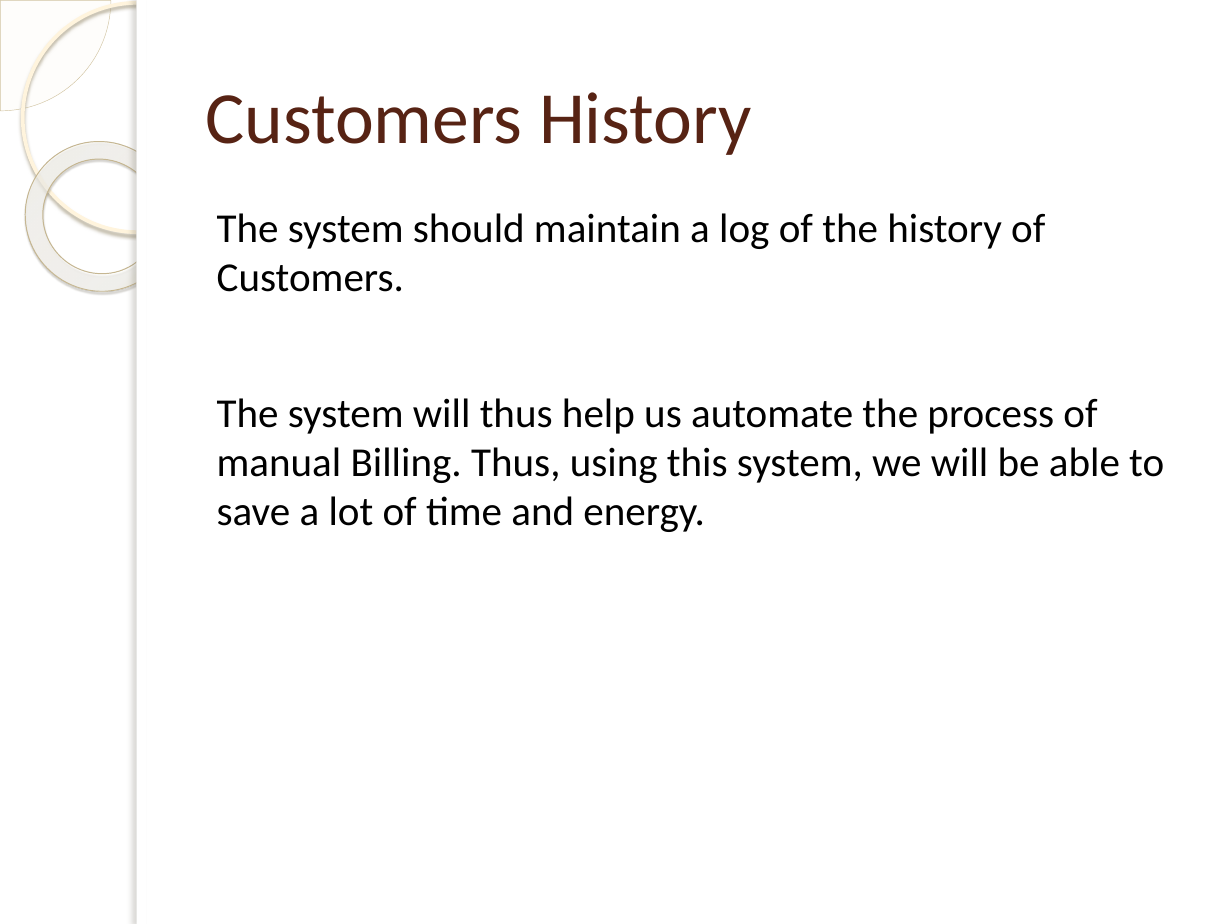
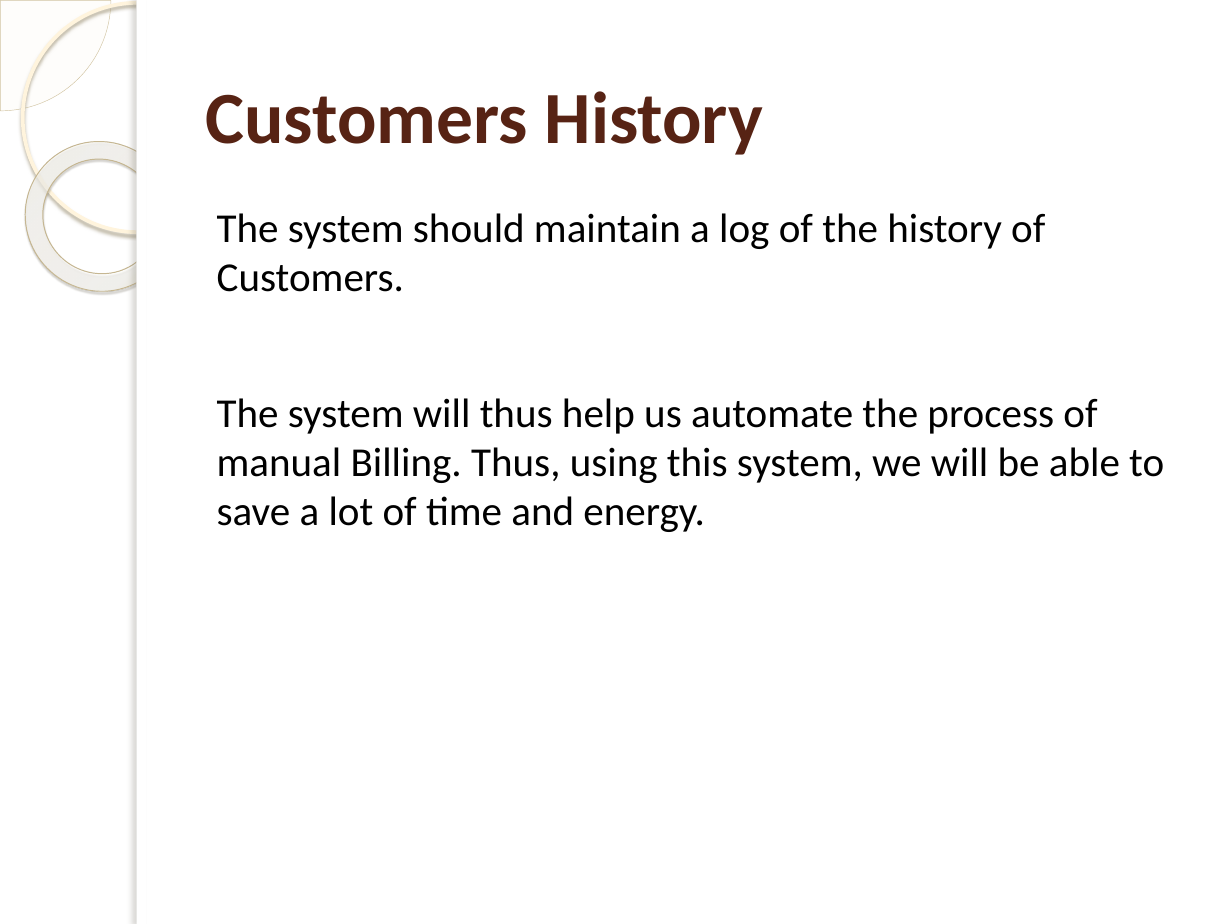
Before and after one commit to digitaltable07/SRS, a slide deck: slide 8 of Digital Table service.pptx. Drawn at 1232x924 pixels with LibreOffice and Linux fonts; fonts in the diff are those of the drawing; background and template pictures are left out. Boxes give left, top, right and bottom in pixels: in the first picture for what was removed or moved away, otherwise in the second. Text is boxed around its words. In the diff, an @@ line names an element or a change of style, - is before the commit and + after.

```diff
--- a/Digital Table service.pptx
+++ b/Digital Table service.pptx
@@ title "Customers History" at [206,91,763,155]: bold on @@
```
Also in this commit, not shown: 1 other slide changed, 1 slide added.
